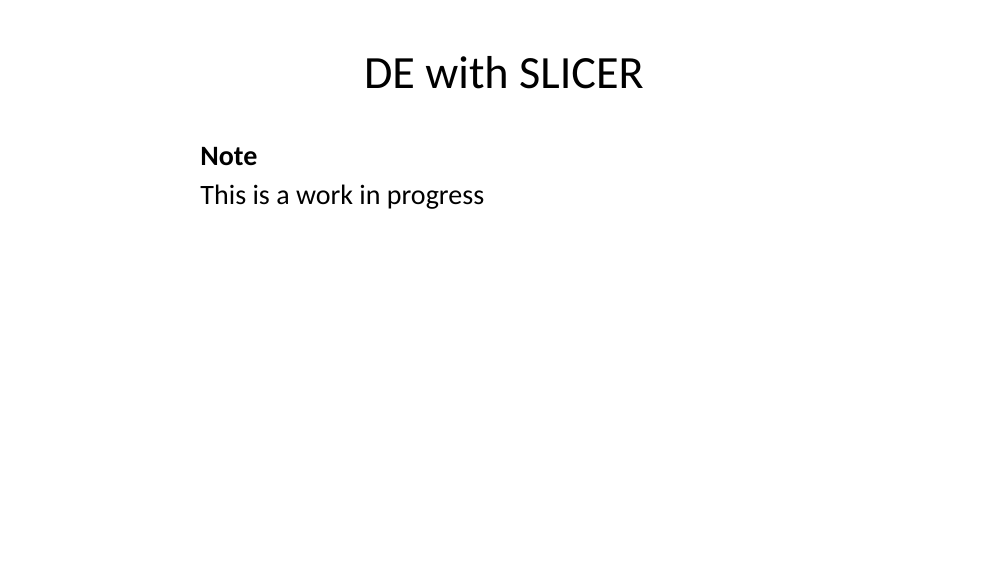
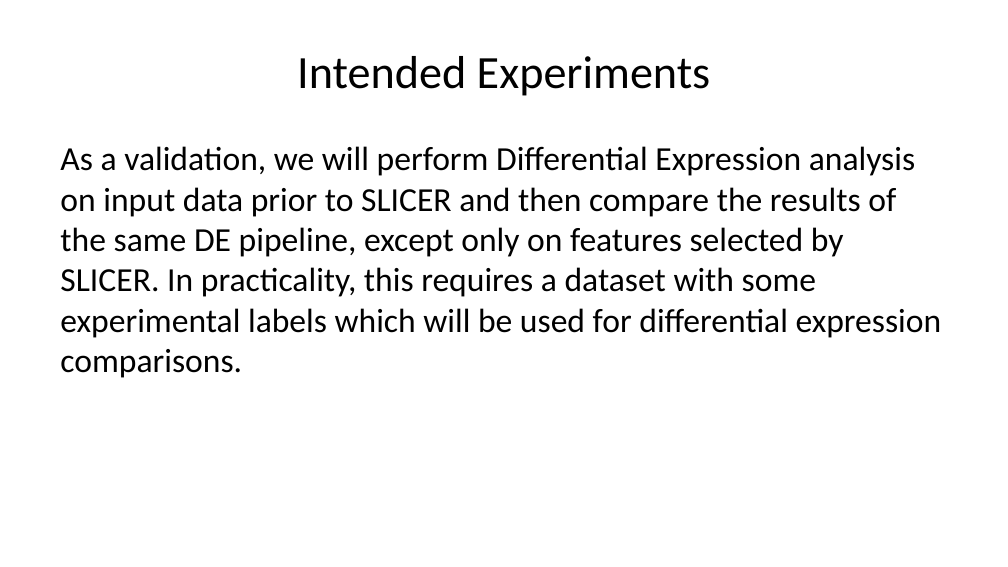
Before and after one commit to jtlandis/Comp683-Proj, a slide deck: slide 8 of _Project-Proposal.pptx (slide 1 before the commit). Drawn at 1008x567 pixels with LibreOffice and Linux fonts; fonts in the diff are those of the drawing. Boxes give left, top, right and bottom in pixels: in the first picture for what was removed or moved away, otherwise in the second. Text is boxed around its words. In the diff, an @@ line names an element or a change of style, - is before the commit and + after.

```diff
--- a/_Project-Proposal.pptx
+++ b/_Project-Proposal.pptx
@@ title at bbox=[297, 56, 711, 96]: text changed @@
-DE with SLICER
+Intended Experiments
@@ text at bbox=[60, 146, 942, 378]: text changed; size 20 to 24 pt @@
-Note
-This is a work in progress
+As a validation, we will perform Differential Expression analysis on input data prior to SLICER and then compare the results of the same DE pipeline, except only on features selected by SLICER. In practicality, this requires a dataset with some experimental labels which will be used for differential expression comparisons.
```
Also in this commit, not shown: 6 other slides changed, 1 slide added, 2 slides removed.
